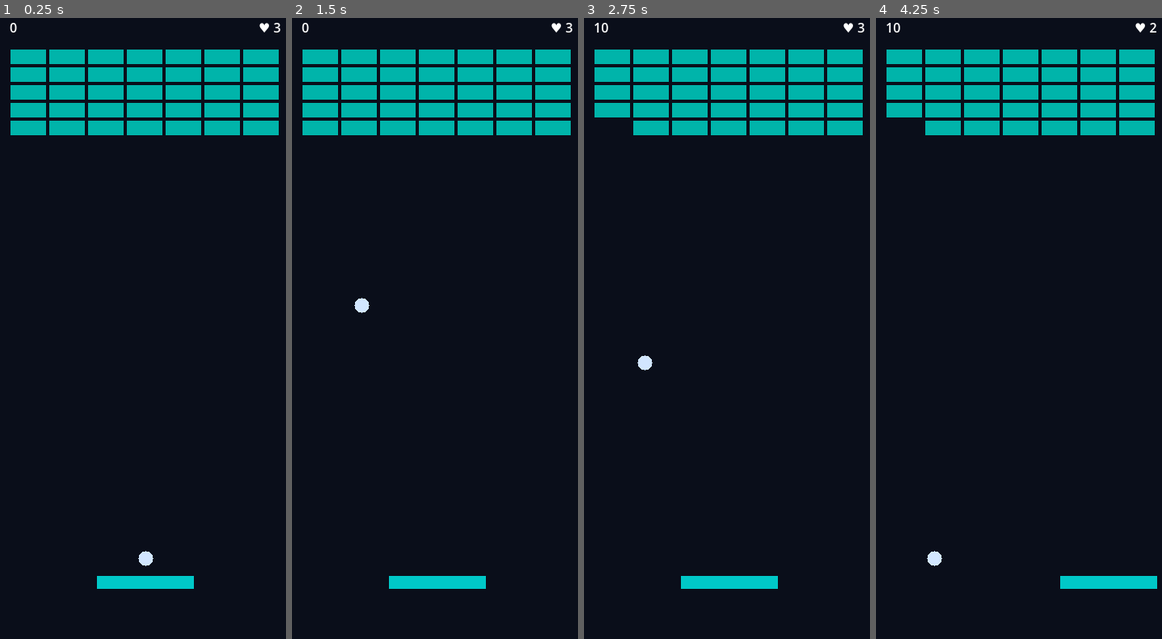
Above: before the commit, frames 1-4 (left to right).
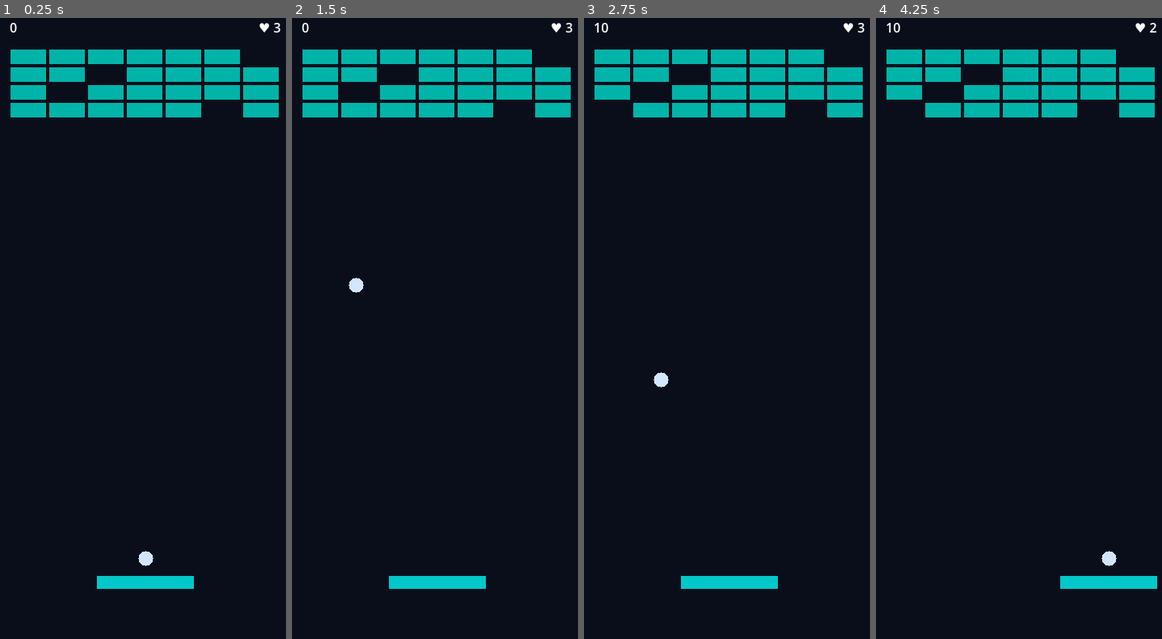
Above: after the commit, the same moments.

Repository: mustafa-elhelbawy/deep-break-game
Game: Godot game, scene res://scenes/game/Game.tscn
Two runs of this game, one before a commit and one after it. Both use one fixed random seed, a clock stepped at 60 frames per second and the inputs below.
Inputs (mouse positions are in pixels of both pictures, inside the frame that each line leads up to):
- Up to frame 1 (0.25 s): no input
- Up to frame 2 (1.5 s): tap Enter at 0.5 s; move the mouse to (500, 291) at 0.52 s; click (500, 291) at 0.67 s; drag from (380, 353) to (423, 452) at 1.27 s
- Up to frame 3 (2.75 s): move the mouse to (758, 185) at 2.02 s; click (758, 185) at 2.17 s
- Up to frame 4 (4.25 s): drag from (1007, 452) to (933, 229) at 2.77 s; move the mouse to (1107, 415) at 3.52 s; click (1107, 415) at 3.67 s

The runs differ from the first frame. In frame 1, 3.2% of the frame differs, in the area x 3-98%, y 5-19%; in frame 2, 3.4%, in the area x 3-98%, y 5-48%; in frame 3, 3.4%; in frame 4, 3.4%.

Commit message:
feat(T029+T030): ball speed scaling + LevelGenerator wiring (#27)
T029 - Ball.gd:
  - Add _current_speed var (starts = BASE_SPEED, mutable per level)
  - Add set_speed_for_level(level): scale = min(1 + level*0.08, 2.0)
  - Replace all BASE_SPEED references with _current_speed in
    launch(), _move_and_reflect(), _check_stuck()

T030 - Game.gd:
  - _spawn_level(): call LevelGenerator.generate(seed, level) instead of []
  - _launch_ball(): call set_speed_for_level(GameManager.level) before launch()

Co-authored-by: Mustafa <Mustafa>
Co-authored-by: Claude Sonnet 4.6 <noreply@anthropic.com>

Diff:
--- a/scenes/game/Ball.gd
+++ b/scenes/game/Ball.gd
@@ -21,6 +21,10 @@
 # [JS equiv]  const BASE_SPEED = 400
 # Phase 3: change this to 'var _current_speed: float = 400.0' so speed can
 # scale with level number via set_speed_for_level(level).
+# BASE_SPEED is the reference value at level 1 — never mutated.
+# _current_speed is the actual speed used this session, set by set_speed_for_level().
+# [GDScript] 'const' = immutable compile-time constant; 'var' = mutable member.
+# [JS equiv]  const BASE_SPEED = 400;  let _currentSpeed = 400;
 const BASE_SPEED: float = 400.0
 
 # Minimum absolute vertical speed enforced after every bounce.
@@ -39,9 +43,13 @@
 # [GDScript] Member variables at class scope — equivalent to 'this._velocity' in JS.
 # '_' prefix is the GDScript convention for private members.
 # [JS equiv]  #_velocity = new Vector2(0, 0)  (private class field syntax)
-var _velocity: Vector2 = Vector2.ZERO
-var _active: bool = false
-var _stuck_timer: float = 0.0
+var _velocity: Vector2    = Vector2.ZERO
+var _active: bool         = false
+var _stuck_timer: float   = 0.0
+# Actual speed for this level — set by set_speed_for_level() before each launch.
+# Starts equal to BASE_SPEED and scales 8% per level (capped at 2×).
+# [JS equiv]  let _currentSpeed = BASE_SPEED
+var _current_speed: float = BASE_SPEED
 
 # ── Public API ─────────────────────────────────────────────────────────────────
 
@@ -49,9 +57,9 @@
 ## Call this from Game.gd when the player taps to serve.
 ## direction does not need to be pre-normalised — this method normalises it.
 func launch(direction: Vector2) -> void:
-	# normalized() returns a unit vector (length = 1.0), then scale by speed.
-	# [JS equiv]  this._velocity = direction.clone().normalize().multiplyScalar(BASE_SPEED)
-	_velocity = direction.normalized() * BASE_SPEED
+	# Use _current_speed (set by set_speed_for_level before this call), not BASE_SPEED.
+	# [JS equiv]  this._velocity = direction.normalize().multiplyScalar(this._currentSpeed)
+	_velocity = direction.normalized() * _current_speed
 	_active = true
 	_stuck_timer = 0.0
 
@@ -64,6 +72,14 @@
 	# In Godot 2D, +Y is downward, so -Y moves upward.
 	# [JS equiv]  this.position = { x: paddle_global_pos.x, y: paddle_global_pos.y - 30 }
 	global_position = paddle_global_pos + Vector2(0.0, -30.0)
+
+## Sets ball speed for the given level. Call BEFORE launch() on every serve.
+## Speed grows 8% per level, capped at 2× BASE_SPEED (800 px/s from level 13+).
+## [JS equiv]  setSpeedForLevel(level) { this._currentSpeed = Math.min(1 + level*0.08, 2) * BASE_SPEED }
+func set_speed_for_level(level: int) -> void:
+	# minf() is the float version of min() — same as Math.min() in JS.
+	var scale: float = minf(1.0 + level * 0.08, 2.0)
+	_current_speed = BASE_SPEED * scale
 
 ## Stop the ball immediately. Called by Game.gd on game-over or level-clear.
 func deactivate() -> void:
@@ -111,9 +127,9 @@
 	_velocity = _velocity.bounce(collision.get_normal())
 
 	# Re-normalise then rescale: floating-point arithmetic causes tiny speed drift
-	# across hundreds of bounces. This keeps speed exactly at BASE_SPEED always.
-	# [JS equiv]  this._velocity = this._velocity.normalize().multiplyScalar(BASE_SPEED)
-	_velocity = _velocity.normalized() * BASE_SPEED
+	# across hundreds of bounces. This keeps speed exactly at _current_speed always.
+	# [JS equiv]  this._velocity = this._velocity.normalize().multiplyScalar(this._currentSpeed)
+	_velocity = _velocity.normalized() * _current_speed
 
 	# ── Enforce minimum vertical speed ────────────────────────────────────────
 	# After a grazing bounce (e.g. hitting a brick corner or a wall at a shallow
@@ -125,7 +141,7 @@
 	# [JS equiv]  if (Math.abs(vy) < MIN_VY) vy = vy <= 0 ? -MIN_VY : MIN_VY
 	if abs(_velocity.y) < MIN_VERTICAL_SPEED:
 		_velocity.y = -MIN_VERTICAL_SPEED if _velocity.y <= 0.0 else MIN_VERTICAL_SPEED
-		_velocity = _velocity.normalized() * BASE_SPEED
+		_velocity = _velocity.normalized() * _current_speed
 
 func _check_stuck(delta: float) -> void:
 	# Backup watchdog — fires only if the per-bounce clamp somehow missed.
@@ -141,7 +157,7 @@
 		# randf_range(a, b) → random float in [a, b].
 		# [JS equiv]  Math.random() * (b - a) + a
 		_velocity.x += randf_range(-80.0, 80.0)
-		_velocity = _velocity.normalized() * BASE_SPEED
+		_velocity = _velocity.normalized() * _current_speed
 		_stuck_timer = 0.0
 
 func _check_lost() -> void:
--- a/scenes/game/Game.gd
+++ b/scenes/game/Game.gd
@@ -129,14 +129,19 @@
 # ── Private helpers ────────────────────────────────────────────────────────────
 
 func _launch_ball() -> void:
-	# Phase 3: call _ball.set_speed_for_level(GameManager.level) here.
+	# Scale ball speed for the current level before each serve.
+	# Level 1 = 432 px/s · level 10 = 720 px/s · capped at 800 px/s from level 13+.
+	# [JS equiv]  this._ball.setSpeedForLevel(GameManager.level)
+	_ball.set_speed_for_level(GameManager.level)
 	_ball.launch(Vector2(-0.3, -1.0))
 	GameManager.set_playing()
 
 func _spawn_level() -> void:
-	# Phase 3: pass LevelGenerator.generate(GameManager.seed, GameManager.level)
-	# instead of an empty array — the fallback layout fires until then.
-	_grid.spawn([])
+	# LevelGenerator is an autoload — call it directly like a global function.
+	# generate() is a pure function: same seed + level → identical layout every time.
+	# [JS equiv]  const descriptors = LevelGenerator.generate(GameManager.seed, GameManager.level)
+	var descriptors: Array = LevelGenerator.generate(GameManager.seed, GameManager.level)
+	_grid.spawn(descriptors)
 
 # ── BrickGrid signal handlers ──────────────────────────────────────────────────
 
